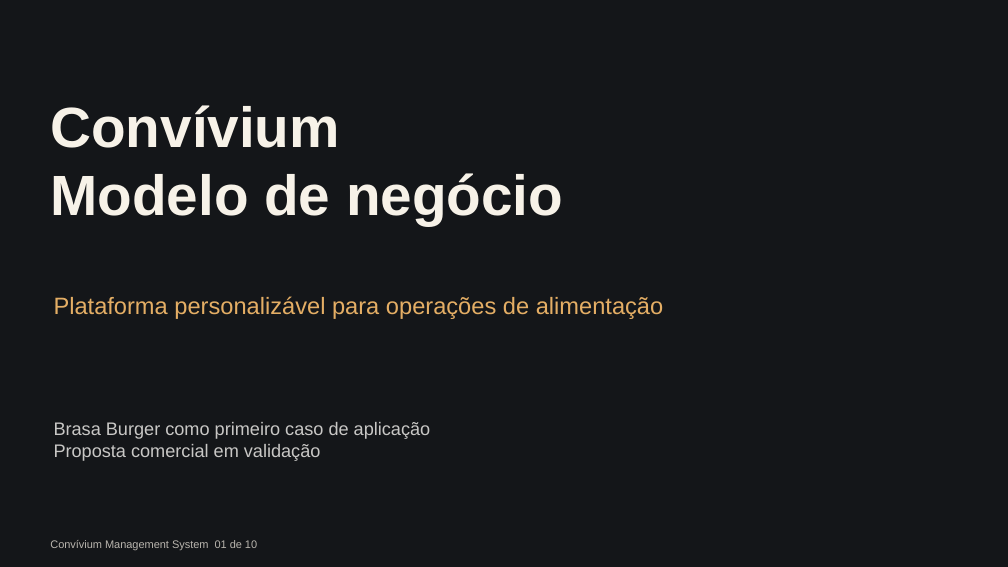
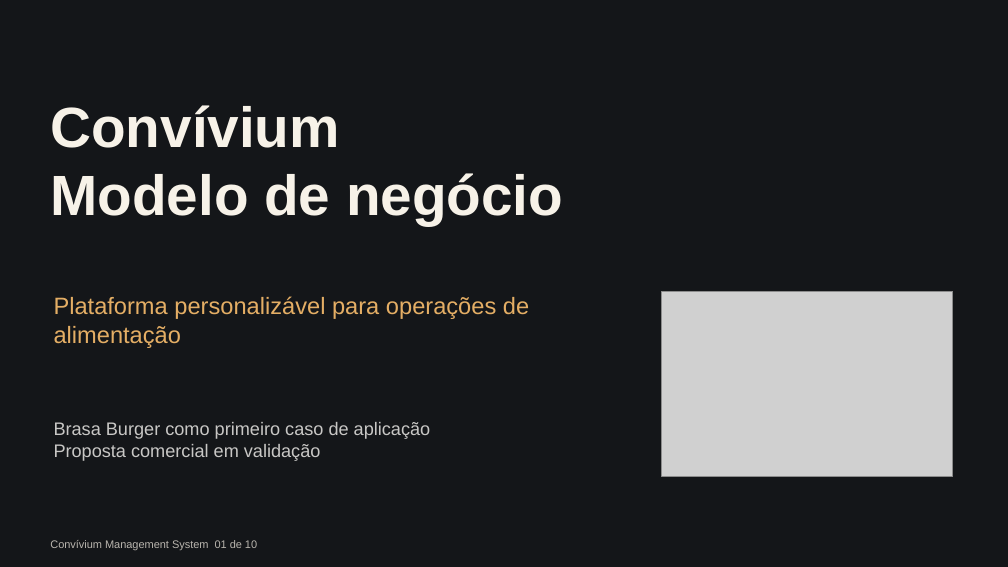
Before and after one commit to terpsandlups/BRASA_BURGER_CRUD_ERP, a slide deck: slide 1 of Slides/Entrega-2/Convivium-Modelo-de-Negocio.pptx. Drawn at 1008x567 pixels with LibreOffice and Linux fonts; fonts in the diff are those of the drawing; grey boxes stand for pictures. Boxes give left, top, right and bottom in pixels: in the first picture for what was removed or moved away, otherwise in the second. Text is boxed around its words. In the diff, an @@ line names an element or a change of style, - is before the commit and + after.

```diff
--- a/Slides/Entrega-2/Convivium-Modelo-de-Negocio.pptx
+++ b/Slides/Entrega-2/Convivium-Modelo-de-Negocio.pptx
@@ text "Plataforma personalizável para operações de ..." rewrapped from box(54, 296, 663, 319) to box(54, 296, 529, 348) @@
@@ picture added at box(662, 291, 953, 476) @@
```
Also in this commit, not shown: 2 other slides changed, 39 other files.
